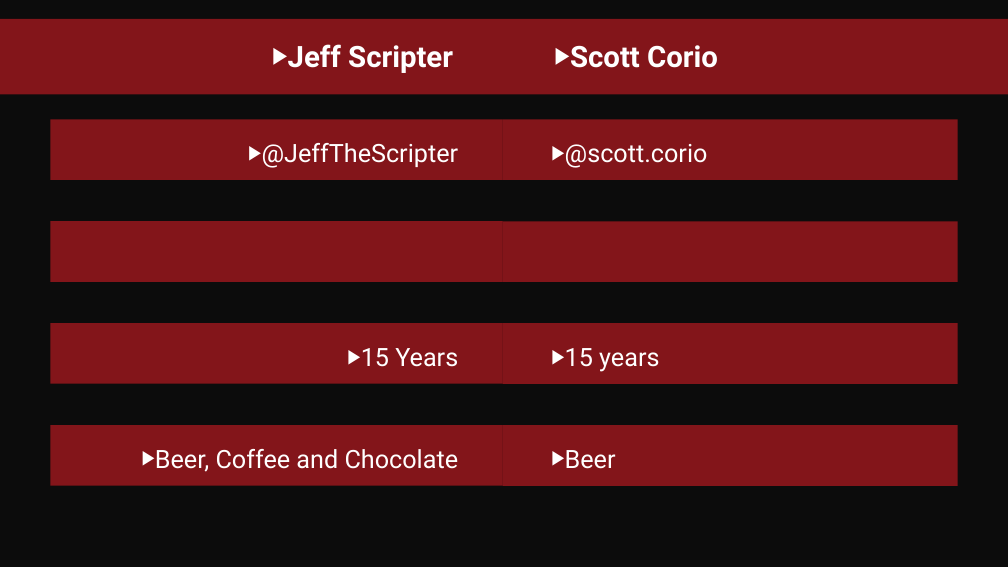
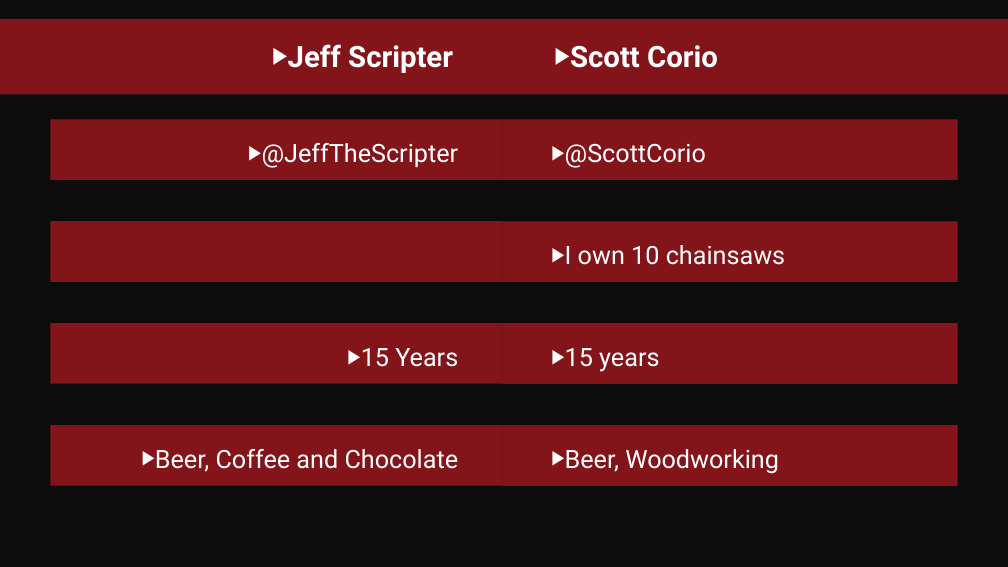
Before and after one commit to jpscripter/Runspaces, a slide deck: slide 2 of High-performance powershell through the magic of runspaces.pptx. Drawn at 1008x567 pixels with LibreOffice and Linux fonts; fonts in the diff are those of the drawing; background and template pictures are left out. Boxes give left, top, right and bottom in pixels: in the first picture for what was removed or moved away, otherwise in the second. Text is boxed around its words. In the diff, an @@ line names an element or a change of style, - is before the commit and + after.

```diff
--- a/High-performance powershell through the magic of runspaces.pptx
+++ b/High-performance powershell through the magic of runspaces.pptx
@@ text at [565, 144, 706, 168]: text changed @@
-▶ @scott.corio
+▶ @ScottCorio
@@ text added at [565, 245, 785, 265], 24 pt, text #FFFFFF @@
+▶ I own 10 chainsaws
@@ text at [565, 449, 779, 474]: text changed @@
-▶ Beer
+▶ Beer, Woodworking
```
Also in this commit, not shown: 5 other slides changed, 3 slides added, 1 slide removed.
